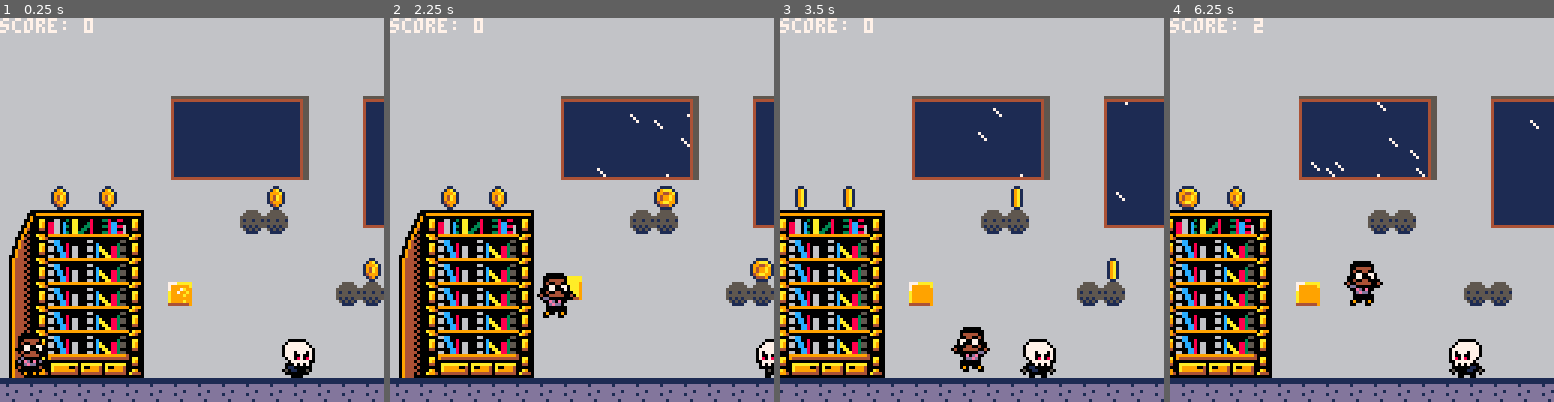
Above: before the commit, frames 1-4 (left to right).
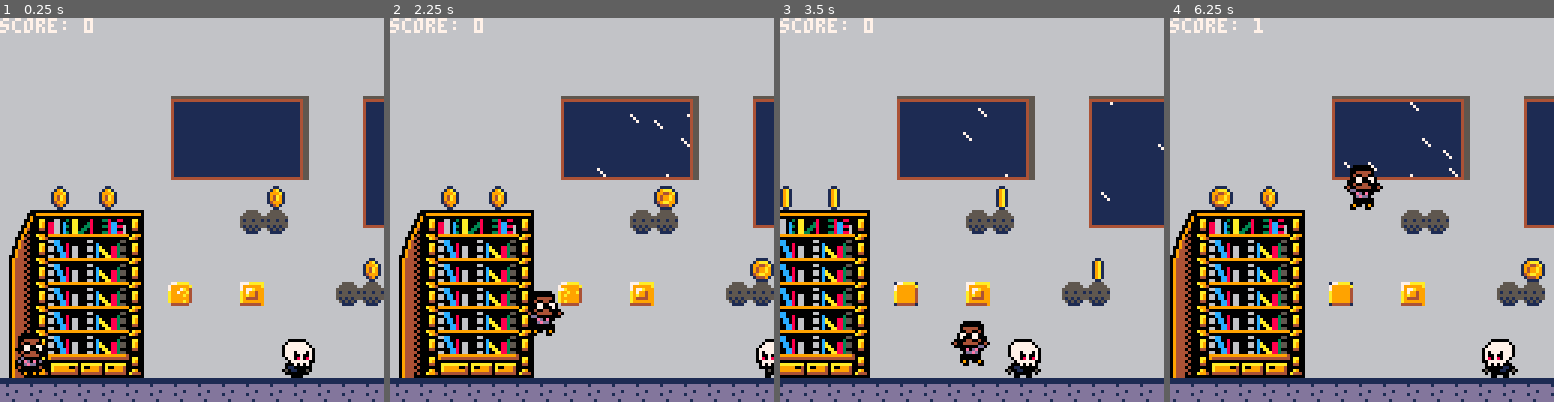
Above: after the commit, the same moments.

Repository: cwrightlibrary/pico-8
Game: PICO-8 cartridge library_game/carts/library-game.p8
The game is run twice, just before and just after one commit, with the same random seed, the same clock (stepped at 60 frames per second) and the same inputs.
Inputs:
- Up to frame 1 (0.25 s): no input
- Up to frame 2 (2.25 s): tap X (X key) at 0.33, 1.07, 1.85 s; tap O (Z key) at 0.7, 1.7, 2.1 s; hold Right 1.6-2.1 s
- Up to frame 3 (3.5 s): hold Right 2.47-3.03 s; tap O (Z key) at 2.5, 2.9, 3.3 s; tap X (X key) at 2.97 s; hold Left from 3.08 s (still down)
- Up to frame 4 (6.25 s): release Left at 3.58 s; tap O (Z key) every 0.4 s from 3.7 to 6.1 s; hold Right 4.02-4.68 s; tap X (X key) at 4.08, 5.2 s; hold Left 5.08-5.68 s; hold Right from 6.08 s (still down)

The runs differ from the first frame. In frame 1, 0.4% of the frame differs, in the area x 43-69%, y 68-75%; in frame 2, 1.7%; in frame 3, 17%; in frame 4, 26%, in the area x 0-100%, y 0-100%.

Commit message:
Add files via upload

Diff:
--- a/library_game/carts/library-game.p8
+++ b/library_game/carts/library-game.p8
@@ -38,7 +39,7 @@
  coin_update()
  q_brick_update()
 end
-holding=0
+
 function _draw()
  cls(1)
  rain_draw()
@@ -391,7 +392,7 @@
 end
 
 function add_q_brick()
- obj_search('q_brick',128)
+ obj_search('q_brick',177)
  for q_brick in all(q_brick_index) do
   if not q_brick.fin then
    spr(q_brick.sp,q_brick.x*8,q_brick.y*8,q_brick.w/8,q_brick.h/8)
@@ -417,7 +418,8 @@
    and q_brick.fin then
     q_brick.sp=155
    end
-   if object_collide(p.x,p.y+1,p.x+p.w,p.y+1+p.y+2,q_brick.x*8,(q_brick.y*8)+7,q_brick.x*8+q_brick.w,(q_brick.y*8)+7)
+   if object_collide(p.x,p.y+1,p.x+p.w,p.y+1+p.h-2,q_brick.x*8,(q_brick.y*8)+8,q_brick.x*8+q_brick.w,(q_brick.y*8)+8)
+   and p.jumping
    and not q_brick.fin then
     sfx(3)
     q_brick.hit=true
@@ -435,8 +437,7 @@
      end
     end
    elseif q_brick.run then
-    if q_brick.hold<4 then
-     holding=q_brick.hold
+    if q_brick.hold<2 then
      q_brick.hold+=.25
     else
      if q_brick.y-q_brick.return_height>.1 then
@@ -796,7 +797,7 @@
 
 __gff__
 0000000000000000000000000000000000000000000000000000000000000000000000000000000000000000000000000000000000000000000000000000000004040404040404040404000000000000000000000000000000000000000000000000000000000000000000000000000000000000000000000000000000000000
-0000000000020202020203030303030302000000000000000000030300000000030000000000000000000000000000000300000000040404040404040400000000000000000000000000000000000000000000000000000000000000000000000000000000000000000000000000000000000000000000000000000000000000
+0000000000020202020203030303030302000000000000000000030300000300030000000000000000000000000000000303000000040404040404040400000000000000000000000000000000000000000000000000000000000000000000000000000000000000000000000000000000000000000000000000000000000000
 __map__
 8080808080808080808080808080808080808080808080808080808080808080808080808080808080808080808080808080808080808080808080808080808080808080808080808080808080808080808080808080808080808080808080808080808080808080808080808080808080808080808080808080808080808080
 8080808080808080808080808080808080808080808080808080808080808080808080808080808080808080808080808080808080808080808080808080808080808080808080808080808080808080808080808080808080808080808080808080808080808080808080808080808080808080808080808080808080808080
@@ -809,7 +810,7 @@
 848586878889808080809090808080a1a2a2a2a2a2a2a2a2a2a2a3808080919292929292929b9b9b92929292929b929b9292938080808080808080808080808080808080808080808080808080808080808080808080808080808080808080808080808080808080808080808080808080808080808080808080808080808080
 9495969798998080808080808080808080808080808080808080808080809192929292929292929292929292929292929292938080808080808080808080808080808080808080808080808080808080808080808080808080808080808080808080808080808080808080808080808080808080808080808080808080808080
 a49596979899808080808080808080b580808080808080808080808080809192929292929292929292929292929292929292938080808080808080808080808080808080808080808080808080808080808080808080808080808080808080808080808080808080808080808080808080808080808080808080808080808080
-a49596979899808a80808080808090908080808080808a9b8a9b8a80808091929b9b9b9292929292929292929b9b9b9b9b92938080808080808080808080808080808080808080808080808080808080808080808080808080808080808080808080808080808080808080808080808080808080808080808080808080808080
+a49596979899808a8080b080808090908080808080808a9b8a9b8a80808091929b9b9b9292929292929292929b9b9b9b9b92938080808080808080808080808080808080808080808080808080808080808080808080808080808080808080808080808080808080808080808080808080808080808080808080808080808080
 a495969798998080808080808080808080808080808080808080808080809192929292929292929292929292929292929292938080808080808080808080808080808080808080808080808080808080808080808080808080808080808080808080808080808080808080808080808080808080808080808080808080808080
 a49596979899808080808040808080808080804080808080808080808080a1a2a2a2a2a2a2a2a2a2a2a2a2a2a2a2a2a2a2a2a38080808080808080808080808080808080808080808080808080808080808080808080808080808080808080808080808080808080808080808080808080808080808080808080808080808080
 a4a5a6a7a8a98080808080808080808080808080808080808060808080808080808080808080808080808080808080808080808080808080808080808080808080808080808080808080808080808080808080808080808080808080808080808080808080808080808080808080808080808080808080808080808080808080
Not shown, changed: 23 lines of the sprite sheet (__gfx__) section of library_game/carts/library-game.p8
